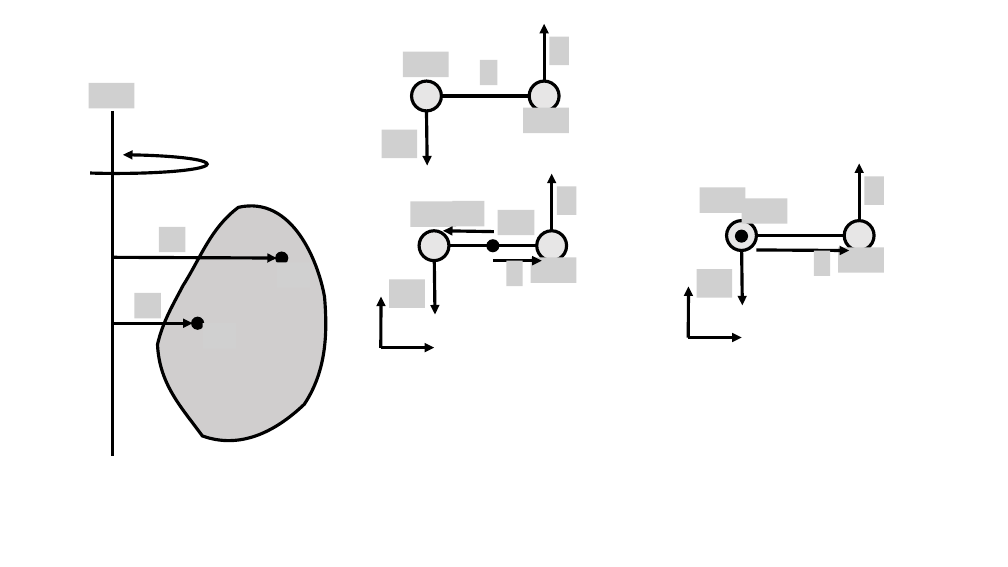
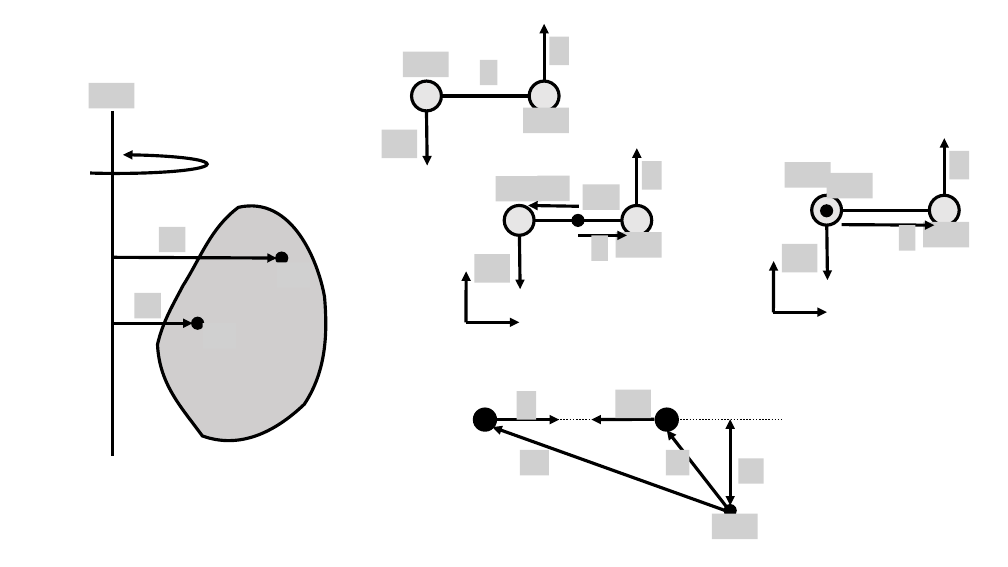
Before and after one commit to OSTP/PhysicsArtofModelling, a slide deck: slide 5 of tex/figures/RotationalDynamics/Figures.pptx. Drawn at 1008x567 pixels with LibreOffice and Linux fonts; fonts in the diff are those of the drawing; grey boxes stand for pictures; background and template pictures are left out. Boxes give left, top, right and bottom in pixels: in the first picture for what was removed or moved away, otherwise in the second. Text is boxed around its words. In the diff, an @@ line names an element or a change of style, - is before the commit and + after.

```diff
--- a/tex/figures/RotationalDynamics/Figures.pptx
+++ b/tex/figures/RotationalDynamics/Figures.pptx
@@ 13 pictures, 11 arrows, 6 ellipses, 2 lines: place and size @@
-13 pictures, 11 arrows, 6 ellipses, 2 lines at <box>380,163,885,348</box>
+13 pictures, 11 arrows, 6 ellipses, 2 lines at <box>466,138,969,323</box>
@@ group added at <box>475,389,782,539</box>: 6 pictures, 4 arrows, 3 ellipses, 1 line, 1 double arrow @@
```
Also in this commit, not shown: 2 other files.
